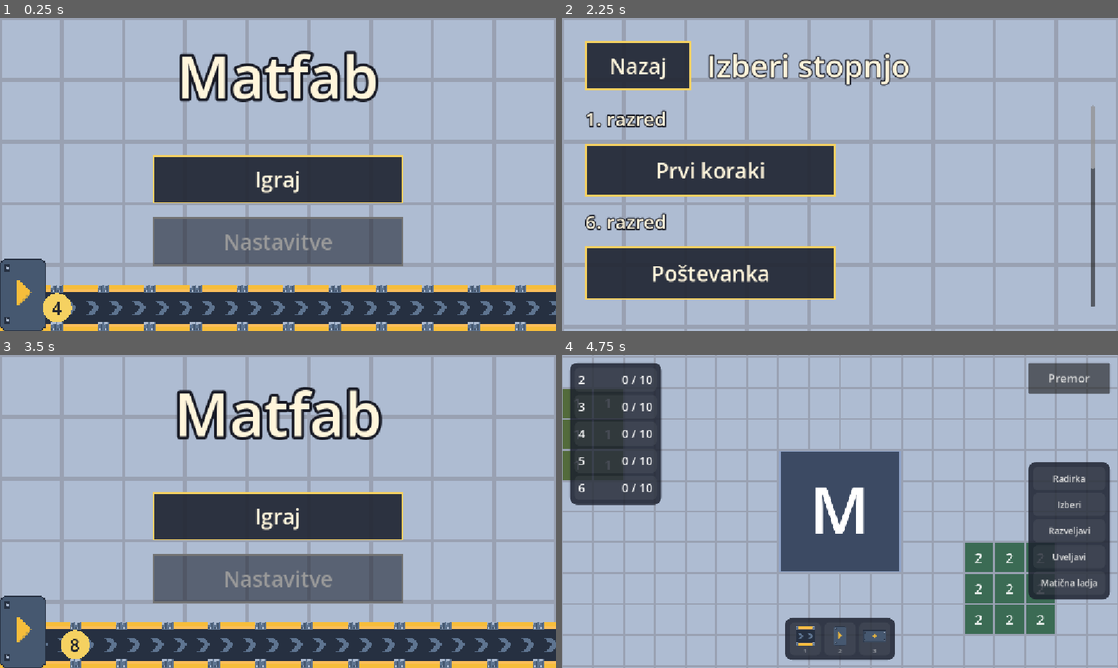
Above: before the commit, frames 1-4 (two rows, left to right).
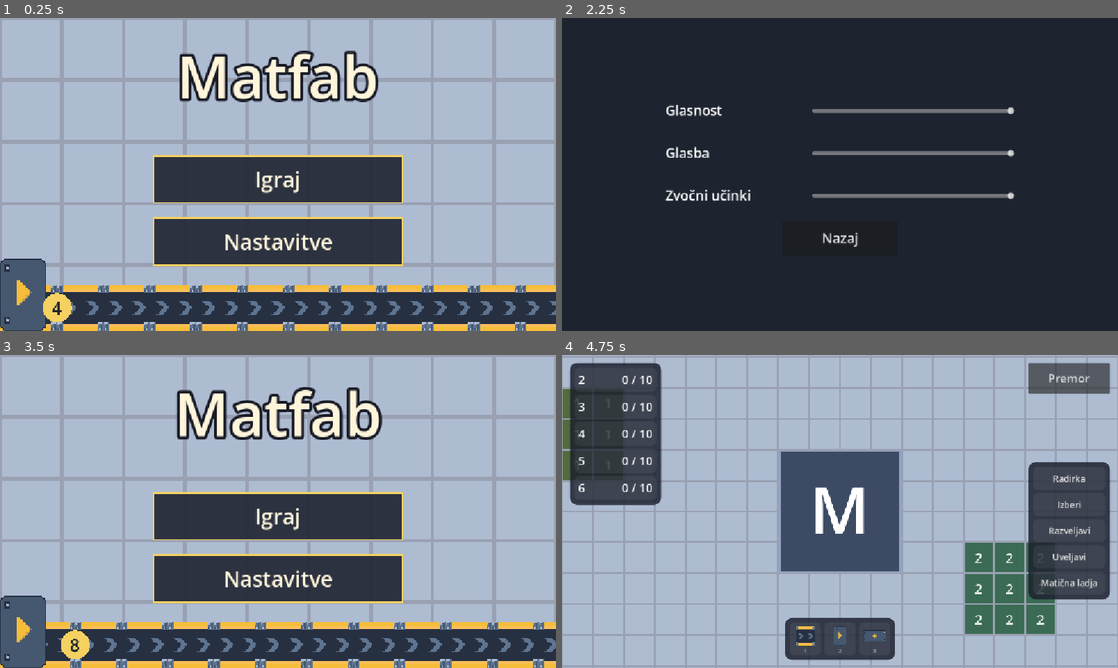
Above: after the commit, the same moments.

Repository: Maksim3l/MatFab
Game: Godot game, scene res://ui/main_menu.tscn
Same seed, same stepped clock (60 frames per second), same inputs: the game is played once before the commit and once after it.
Inputs:
- Up to frame 1 (0.25 s): no input
- Up to frame 2 (2.25 s): click "Igraj" at 0.5 s; click "Nazaj" at 1.25 s; click "Igraj" (after the commit: "Nastavitve") at 2 s
- Up to frame 3 (3.5 s): click "Nazaj" at 2.75 s
- Up to frame 4 (4.75 s): click "Igraj" at 3.5 s; click "Prvi koraki" at 4.25 s

The runs differ from the first frame. In frame 1, 7.0% of the frame differs, in the area x 27-73%, y 63-80%; in frame 2, 85%, in the area x 0-100%, y 0-100%; in frame 3, 7.0%; in frame 4, nothing differs.

Commit message:
UI: Add settings screen built from the setting defs

Diff:
--- a/game/game.gd
+++ b/game/game.gd
@@ -5,6 +5,7 @@
 const SCREENS: Dictionary[StringName, String] = {
 	&"main_menu": "res://ui/main_menu.tscn",
 	&"level_select": "res://ui/level_select.tscn",
+	&"settings": "res://ui/settings_menu.tscn",
 	&"play": "res://game/play.tscn",
 }
 
@@ -43,8 +44,9 @@
 		go_back()
 
 
+# Leaving to the menus ends the level; the settings screen keeps it, so back returns to it paused.
 func open(id: StringName) -> void:
-	if id != &"play":
+	if id == &"main_menu" or id == &"level_select":
 		close_level()
 	get_tree().change_scene_to_file(SCREENS[id])
 
@@ -78,7 +80,7 @@
 			get_tree().quit()
 		&"level_select":
 			open(&"main_menu")
-		&"play":
+		&"play", &"settings":
 			get_tree().current_scene.go_back()
 
 
--- a/game/play.gd
+++ b/game/play.gd
@@ -15,6 +15,7 @@
 	action_bar.show_tool(world_view.build_tool, Registry.controls_sorted)
 	pause_menu.resume_pressed.connect(resume)
 	pause_menu.main_menu_pressed.connect(Game.open.bind(&"main_menu"))
+	pause_menu.settings_pressed.connect(Game.open.bind(&"settings"))
 	level_complete.main_menu_pressed.connect(Game.open.bind(&"main_menu"))
 	Game.level_completed.connect(level_complete.show)
 	if Game.sim.tracker.is_complete():
--- /dev/null
+++ b/ui/settings_menu.gd
@@ -0,0 +1,68 @@
+extends Control
+
+const LABEL_FONT_SIZE := 28
+const LABEL_WIDTH := 300.0
+const CONTROL_WIDTH := 420.0
+const ROW_HEIGHT := 72.0
+
+@onready var rows: VBoxContainer = $Center/Rows
+
+
+func _ready() -> void:
+	for def in Registry.settings_sorted:
+		rows.add_child(make_row(def))
+	var back := Button.new()
+	back.text = "Nazaj"
+	back.focus_mode = Control.FOCUS_NONE
+	back.custom_minimum_size = Vector2(240, ROW_HEIGHT)
+	back.add_theme_font_size_override("font_size", LABEL_FONT_SIZE)
+	back.size_flags_horizontal = Control.SIZE_SHRINK_CENTER
+	back.pressed.connect(go_back)
+	rows.add_child(back)
+
+
+func make_row(def: SettingDef) -> HBoxContainer:
+	var row := HBoxContainer.new()
+	row.mouse_filter = Control.MOUSE_FILTER_IGNORE
+	row.custom_minimum_size.y = ROW_HEIGHT
+	var label := Label.new()
+	label.text = def.label
+	label.custom_minimum_size.x = LABEL_WIDTH
+	label.add_theme_font_size_override("font_size", LABEL_FONT_SIZE)
+	row.add_child(label)
+	var control := make_control(def)
+	control.custom_minimum_size.x = CONTROL_WIDTH
+	control.size_flags_vertical = Control.SIZE_SHRINK_CENTER
+	row.add_child(control)
+	return row
+
+
+func make_control(def: SettingDef) -> Control:
+	var value := Settings.value_of(def)
+	match def.kind:
+		SettingDef.Kind.TOGGLE:
+			var toggle := CheckButton.new()
+			toggle.button_pressed = value >= 0.5
+			toggle.toggled.connect(func(on: bool) -> void: Settings.change(def, 1.0 if on else 0.0))
+			return toggle
+		SettingDef.Kind.CHOICE:
+			var choice := OptionButton.new()
+			for option in def.choices:
+				choice.add_item(option)
+			choice.select(int(value))
+			choice.add_theme_font_size_override("font_size", LABEL_FONT_SIZE)
+			choice.item_selected.connect(func(index: int) -> void: Settings.change(def, float(index)))
+			return choice
+	var slider := HSlider.new()
+	slider.min_value = def.min_value
+	slider.max_value = def.max_value
+	slider.step = def.step
+	slider.value = value
+	slider.custom_minimum_size.y = 48
+	slider.value_changed.connect(func(changed: float) -> void: Settings.change(def, changed))
+	return slider
+
+
+# Back returns to the level when one is open, which keeps it paused.
+func go_back() -> void:
+	Game.open(&"play" if Game.sim != null else &"main_menu")
--- /dev/null
+++ b/ui/settings_menu.tscn
@@ -0,0 +1,35 @@
+[gd_scene format=3]
+
+[ext_resource type="Script" path="res://ui/settings_menu.gd" id="1_settings"]
+
+[node name="SettingsMenu" type="Control"]
+layout_mode = 3
+anchors_preset = 15
+anchor_right = 1.0
+anchor_bottom = 1.0
+grow_horizontal = 2
+grow_vertical = 2
+script = ExtResource("1_settings")
+
+[node name="Background" type="ColorRect" parent="."]
+layout_mode = 1
+anchors_preset = 15
+anchor_right = 1.0
+anchor_bottom = 1.0
+grow_horizontal = 2
+grow_vertical = 2
+color = Color(0.113725, 0.141176, 0.188235, 1)
+
+[node name="Center" type="CenterContainer" parent="."]
+layout_mode = 1
+anchors_preset = 15
+anchor_right = 1.0
+anchor_bottom = 1.0
+grow_horizontal = 2
+grow_vertical = 2
+mouse_filter = 2
+
+[node name="Rows" type="VBoxContainer" parent="Center"]
+layout_mode = 2
+mouse_filter = 2
+theme_override_constants/separation = 16
Not shown, added: ui/settings_menu.gd.uid
